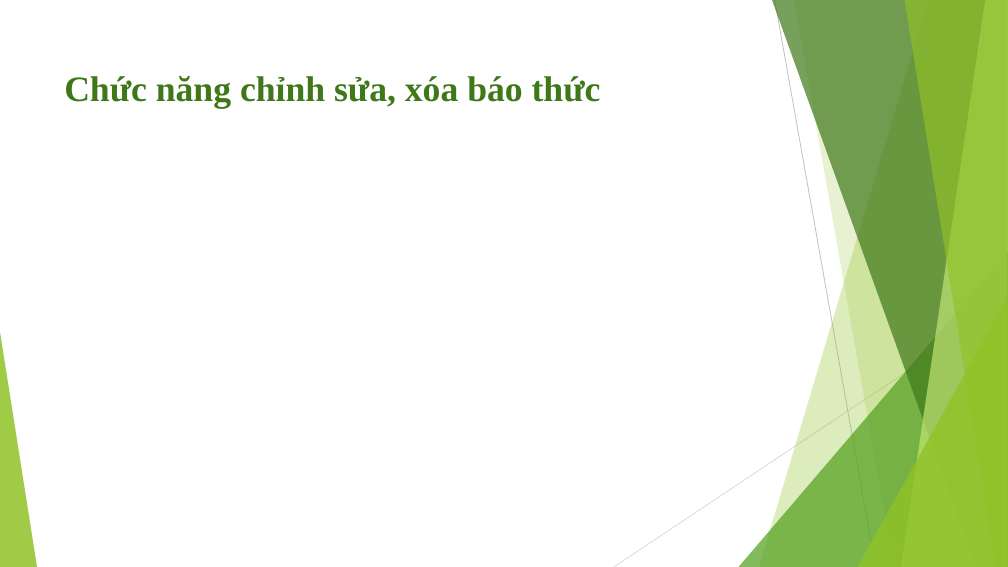
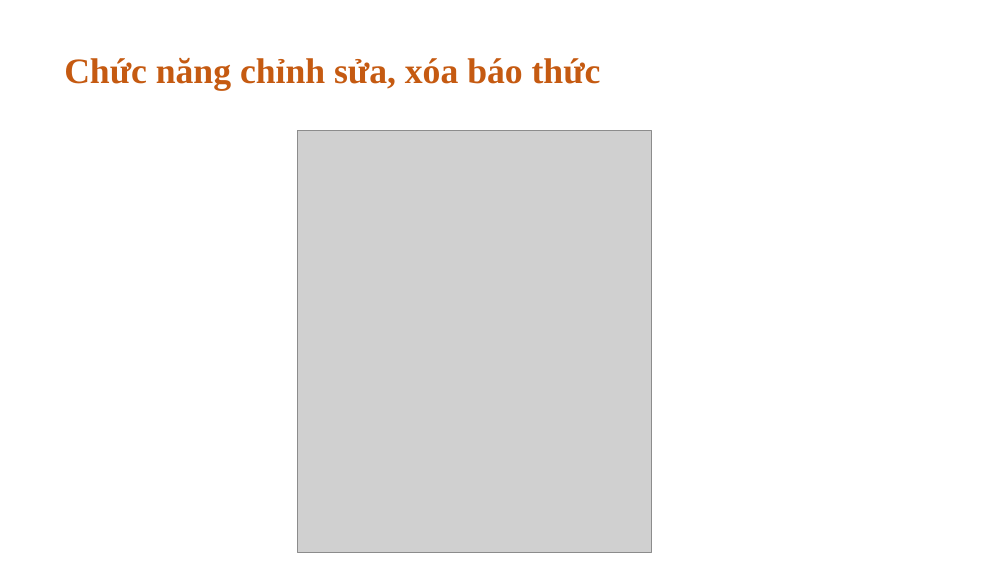
Before and after one commit to hungsoccerprince/XuanHung, a slide deck: slide 11 of DATN/DATN.pptx. Drawn at 1008x567 pixels with LibreOffice and Linux fonts; fonts in the diff are those of the drawing; grey boxes stand for pictures. Boxes give left, top, right and bottom in pixels: in the first picture for what was removed or moved away, otherwise in the second. Text is boxed around its words. In the diff, an @@ line names an element or a change of style, - is before the commit and + after.

Commit message:
add picture

```diff
--- a/DATN/DATN.pptx
+++ b/DATN/DATN.pptx
@@ title "Chức năng chỉnh sửa, xóa ..." at box(64, 58, 601, 90): text colour #3F7819 to #C55A11; line spacing 1 to 0.9 @@
@@ picture added at box(297, 131, 652, 552) @@
@@ group removed at box(0, 0, 1008, 567): 5 freeform shapes, 3 triangles, 2 lines @@
```
Also in this commit, not shown: 14 other slides changed, 1 slide added.
